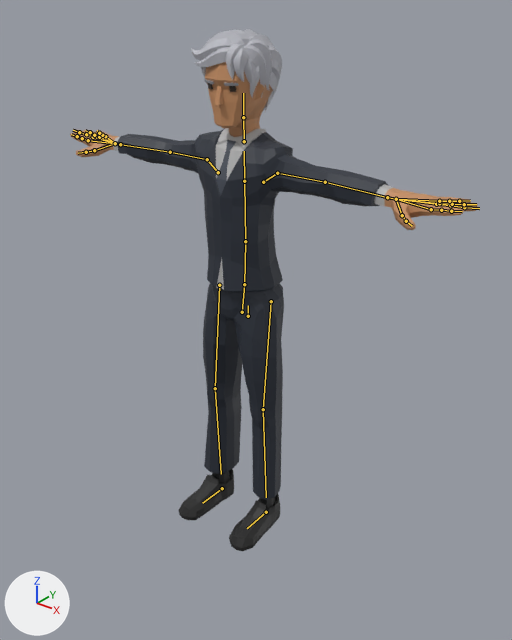
An edit to the glTF model js/models/avatars/club-crowd-m6.glb, drawn before and after from the same camera.
Both versions are drawn from a camera (50 mm lens) standing at (1.512, -1.87, 2.004) and looking at (0.163, -0.184, 0.959). Arrows for +X, +Y and +Z are at lower left; the lights stay in place. The first picture is the older version. The bones that change, and the others that lie on the model, are drawn over the model as lines.

Names of what the first picture shows: 'Suit_Body'.
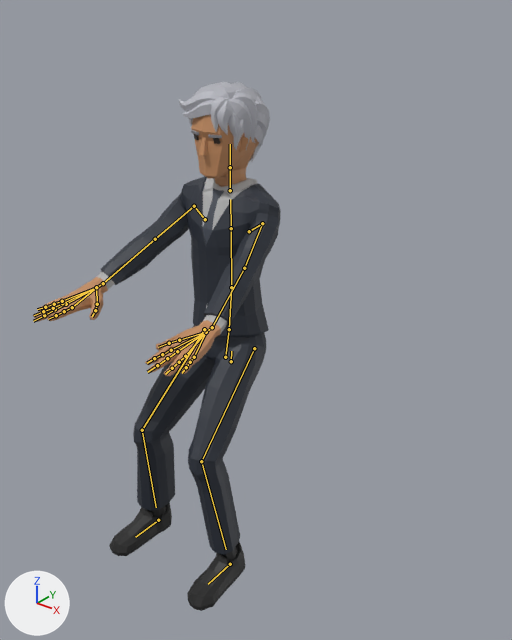
The newer file adds an action. The first version stands in its rest pose; the second is drawn at frame 0 of the action 'Seated_Loop'.

Boxes (x1, y1, x2, y2) around the edits, measured in the pictures (512 x 640 px):
```json
{"object": "Suit_Body", "change": "posed", "before": [70, 29, 479, 551], "after": [33, 82, 281, 611], "on screen": "39% narrower"}
{"bone": "Body", "before": "(248, 316) to (248, 305)", "after": "(231, 361) to (231, 351)"}
{"bone": "Abdomen", "before": "(244, 284) to (245, 241)", "after": "(229, 329) to (231, 287)"}
{"bone": "Torso", "before": "(245, 241) to (244, 181)", "after": "(231, 287) to (231, 228)"}
{"bone": "Chest", "before": "(244, 181) to (244, 151)", "after": "(231, 228) to (230, 199)"}
{"bone": "Neck", "before": "(244, 141) to (243, 117)", "after": "(230, 190) to (230, 167)"}
{"bone": "Head", "before": "(243, 117) to (243, 93)", "after": "(230, 167) to (230, 144)"}
{"bone": "UpperArm.L", "before": "(277, 173) to (325, 182)", "after": "(262, 223) to (244, 268)"}
{"bone": "LowerArm.L", "before": "(325, 182) to (387, 197)", "after": "(244, 268) to (212, 327)"}
{"bone": "Wrist.L", "before": "(387, 197) to (396, 199)", "after": "(212, 327) to (206, 332)"}
{"bone": "UpperArm.R", "before": "(207, 159) to (170, 152)", "after": "(194, 206) to (155, 239)"}
{"bone": "LowerArm.R", "before": "(170, 152) to (120, 144)", "after": "(155, 239) to (103, 283)"}
{"bone": "Wrist.R", "before": "(120, 144) to (115, 143)", "after": "(103, 283) to (96, 287)"}
{"bone": "UpperLeg.L", "before": "(271, 301) to (263, 409)", "after": "(254, 348) to (201, 461)"}
{"bone": "LowerLeg.L", "before": "(263, 409) to (266, 497)", "after": "(201, 461) to (226, 549)"}
{"bone": "UpperLeg.R", "before": "(219, 285) to (215, 388)", "after": "(204, 329) to (142, 430)"}
{"bone": "LowerLeg.R", "before": "(215, 388) to (221, 474)", "after": "(142, 430) to (156, 507)"}
{"bone": "Foot.L", "before": "(266, 512) to (247, 528)", "after": "(230, 564) to (208, 584)"}
{"bone": "Foot.R", "before": "(222, 488) to (202, 503)", "after": "(158, 520) to (135, 537)"}
```

Scene script edits in JSON lines:
```json
{"block": "bone_body", "where": "bone_body = bpy.data.objects['CharacterArmature'].pose.bones['Body']  # child of 'Root'"}
{"op": "set", "path": "bone_body.location", "old": "(0.0, 0.0, 0.0)", "new": "(0.0, -0.15, 0.1)"}
{"op": "set", "path": "bone_body.rotation_quaternion", "old": "(1.0, 0.0, 0.0, 0.0)", "new": "(0.999, -0.04, -0.002, 0.0)", "note": "degrees (0, 0, 0) -> degrees (-5, 0, 0)"}
{"block": "bone_abdomen", "where": "bone_abdomen = bpy.data.objects['CharacterArmature'].pose.bones['Abdomen']  # child of 'Hips'"}
{"op": "set", "path": "bone_abdomen.rotation_quaternion", "old": "(1.0, 0.0, 0.0, 0.0)", "new": "(1.0, 0.012, -0.001, 0.0)", "note": "degrees (0, 0, 0) -> degrees (1, 0, 0)"}
{"block": "bone_torso", "where": "bone_torso = bpy.data.objects['CharacterArmature'].pose.bones['Torso']  # child of 'Abdomen'"}
{"op": "set", "path": "bone_torso.rotation_quaternion", "old": "(1.0, 0.0, 0.0, 0.0)", "new": "(1.0, 0.014, -0.001, 0.0)", "note": "degrees (0, 0, 0) -> degrees (2, 0, 0)"}
{"block": "bone_chest", "where": "bone_chest = bpy.data.objects['CharacterArmature'].pose.bones['Chest']  # child of 'Torso'"}
{"op": "set", "path": "bone_chest.rotation_quaternion", "old": "(1.0, 0.0, 0.0, 0.0)", "new": "(1.0, 0.014, -0.001, 0.0)", "note": "degrees (0, 0, 0) -> degrees (2, 0, 0)"}
{"block": "bone_neck", "where": "bone_neck = bpy.data.objects['CharacterArmature'].pose.bones['Neck']  # child of 'Chest'"}
{"op": "set", "path": "bone_neck.rotation_quaternion", "old": "(1.0, 0.0, 0.0, 0.0)", "new": "(1.0, -0.007, -0.012, 0.0)", "note": "degrees (0, 0, 0) -> degrees (-1, -1, 0)"}
{"block": "bone_head", "where": "bone_head = bpy.data.objects['CharacterArmature'].pose.bones['Head']  # child of 'Neck'"}
{"op": "set", "path": "bone_head.rotation_quaternion", "old": "(1.0, 0.0, 0.0, 0.0)", "new": "(1.0, -0.01, -0.017, 0.0)", "note": "degrees (0, 0, 0) -> degrees (-1, -2, 0)"}
{"block": "bone_upperarm_l", "where": "bone_upperarm_l = bpy.data.objects['CharacterArmature'].pose.bones['UpperArm.L']  # child of 'Shoulder.L'"}
{"op": "set", "path": "bone_upperarm_l.rotation_quaternion", "old": "(1.0, 0.0, 0.0, 0.0)", "new": "(0.788, -0.335, -0.001, -0.517)", "note": "degrees (0, 0, 0) -> degrees (-34, -20, -60)"}
{"block": "bone_lowerarm_l", "where": "bone_lowerarm_l = bpy.data.objects['CharacterArmature'].pose.bones['LowerArm.L']  # child of 'UpperArm.L'"}
{"op": "set", "path": "bone_lowerarm_l.rotation_quaternion", "old": "(1.0, 0.0, 0.0, 0.0)", "new": "(0.998, 0.0, 0.05, 0.028)", "note": "degrees (0, 0, 0) -> degrees (0, 6, 3)"}
{"block": "bone_wrist_l", "where": "bone_wrist_l = bpy.data.objects['CharacterArmature'].pose.bones['Wrist.L']  # child of 'LowerArm.L'"}
{"op": "set", "path": "bone_wrist_l.rotation_quaternion", "old": "(1.0, 0.0, 0.0, 0.0)", "new": "(0.961, 0.152, 0.148, -0.177)", "note": "degrees (0, 0, 0) -> degrees (15, 20, -18)"}
{"block": "bone_upperarm_r", "where": "bone_upperarm_r = bpy.data.objects['CharacterArmature'].pose.bones['UpperArm.R']  # child of 'Shoulder.R'"}
{"op": "set", "path": "bone_upperarm_r.rotation_quaternion", "old": "(1.0, 0.0, 0.0, 0.0)", "new": "(-0.786, 0.316, 0.001, -0.531)", "note": "degrees (0, 0, 0) -> degrees (-32, 19, 62)"}
{"block": "bone_lowerarm_r", "where": "bone_lowerarm_r = bpy.data.objects['CharacterArmature'].pose.bones['LowerArm.R']  # child of 'UpperArm.R'"}
{"op": "set", "path": "bone_lowerarm_r.rotation_quaternion", "old": "(1.0, 0.0, 0.0, 0.0)", "new": "(-0.998, -0.001, 0.048, 0.028)", "note": "degrees (0, 0, 0) -> degrees (0, -5, -3)"}
{"block": "bone_wrist_r", "where": "bone_wrist_r = bpy.data.objects['CharacterArmature'].pose.bones['Wrist.R']  # child of 'LowerArm.R'"}
{"op": "set", "path": "bone_wrist_r.rotation_quaternion", "old": "(1.0, 0.0, 0.0, 0.0)", "new": "(-0.973, -0.111, 0.114, -0.165)", "note": "degrees (0, 0, 0) -> degrees (11, -15, 18)"}
{"block": "bone_upperleg_l", "where": "bone_upperleg_l = bpy.data.objects['CharacterArmature'].pose.bones['UpperLeg.L']  # child of 'Body'"}
{"op": "set", "path": "bone_upperleg_l.rotation_quaternion", "old": "(1.0, 0.0, 0.0, 0.0)", "new": "(0.946, -0.033, -0.001, 0.321)", "note": "degrees (0, 0, 0) -> degrees (-4, 1, 37)"}
{"block": "bone_lowerleg_l", "where": "bone_lowerleg_l = bpy.data.objects['CharacterArmature'].pose.bones['LowerLeg.L']  # child of 'UpperLeg.L'"}
{"op": "set", "path": "bone_lowerleg_l.rotation_quaternion", "old": "(1.0, 0.0, 0.0, 0.0)", "new": "(-0.91, -0.413, -0.022, 0.01)", "note": "degrees (0, 0, 0) -> degrees (49, 3, 0)"}
{"block": "bone_upperleg_r", "where": "bone_upperleg_r = bpy.data.objects['CharacterArmature'].pose.bones['UpperLeg.R']  # child of 'Body'"}
{"op": "set", "path": "bone_upperleg_r.rotation_quaternion", "old": "(1.0, 0.0, 0.0, 0.0)", "new": "(-0.946, 0.031, 0.003, 0.322)", "note": "degrees (0, 0, 0) -> degrees (-3, -1, -38)"}
{"block": "bone_lowerleg_r", "where": "bone_lowerleg_r = bpy.data.objects['CharacterArmature'].pose.bones['LowerLeg.R']  # child of 'UpperLeg.R'"}
{"op": "set", "path": "bone_lowerleg_r.rotation_quaternion", "old": "(1.0, 0.0, 0.0, 0.0)", "new": "(0.911, 0.413, -0.022, 0.01)", "note": "degrees (0, 0, 0) -> degrees (49, -3, 0)"}
{"block": "bone_foot_l", "where": "bone_foot_l = bpy.data.objects['CharacterArmature'].pose.bones['Foot.L']  # child of 'Root'"}
{"op": "set", "path": "bone_foot_l.location", "old": "(0.0, 0.0, 0.0)", "new": "(0.07, 0.31, 0.002)"}
{"block": "bone_foot_r", "where": "bone_foot_r = bpy.data.objects['CharacterArmature'].pose.bones['Foot.R']  # child of 'Root'"}
{"op": "set", "path": "bone_foot_r.location", "old": "(0.0, 0.0, 0.0)", "new": "(-0.07, 0.31, 0.002)"}
```
